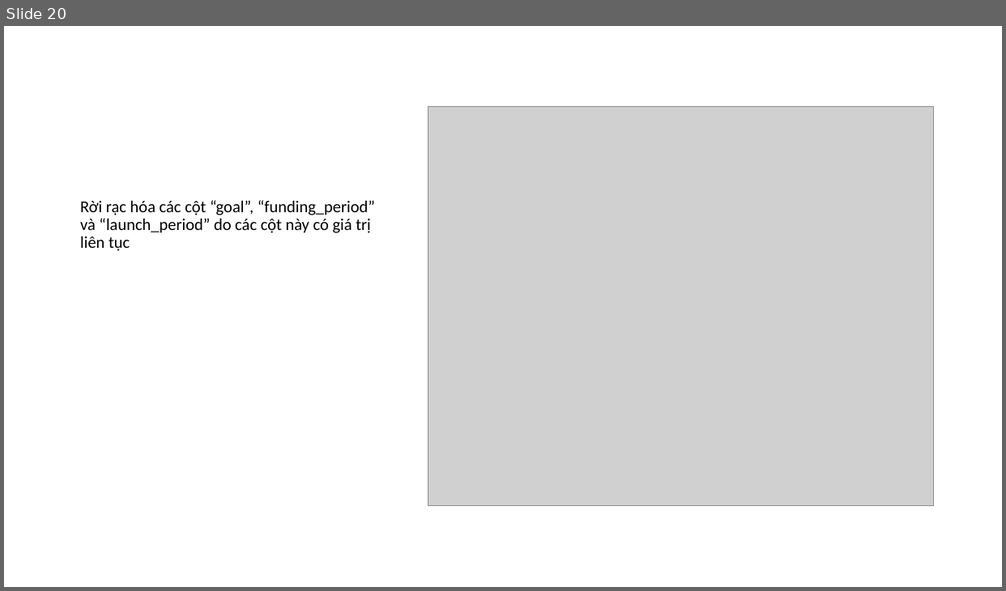
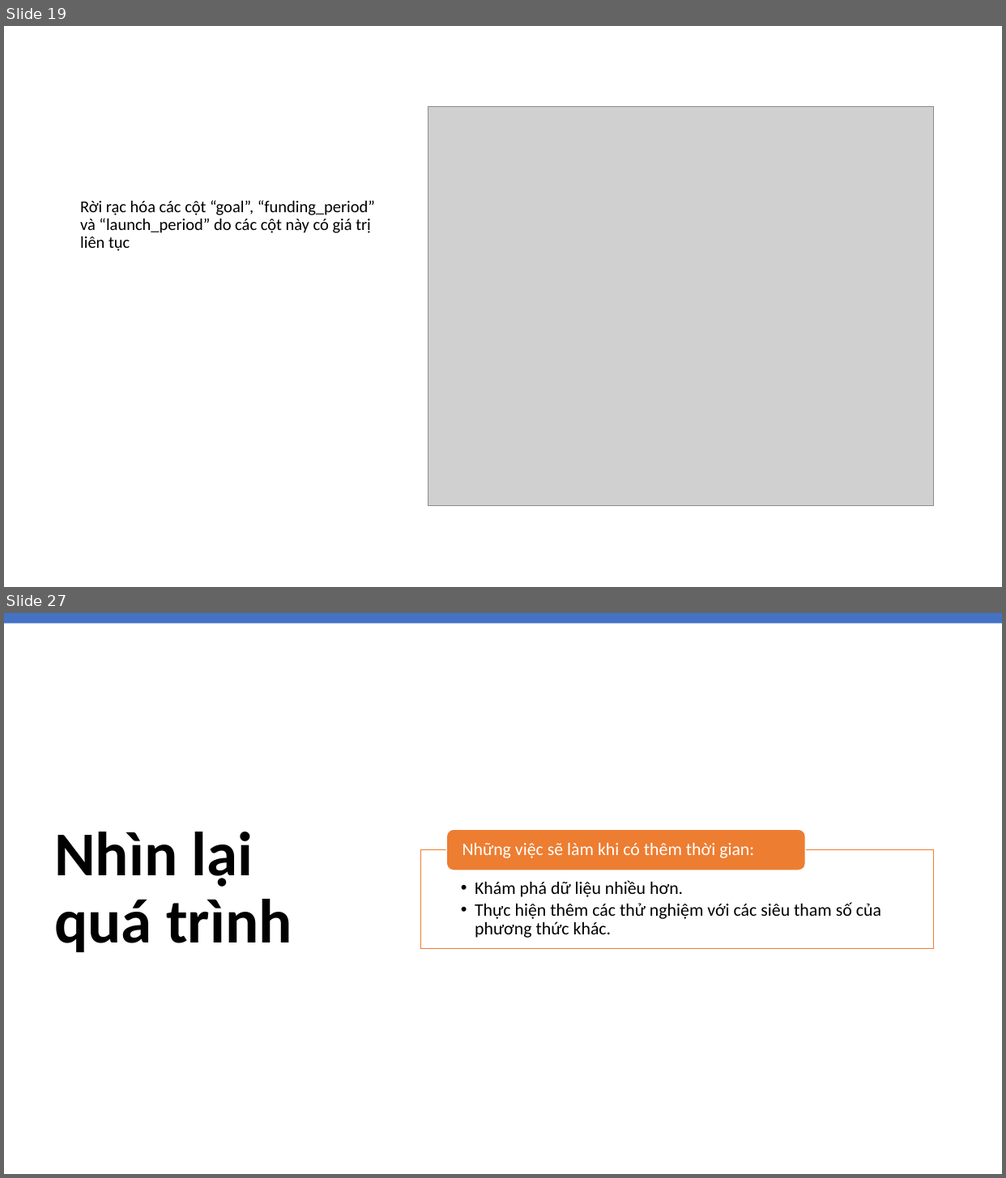
Before and after one commit to XQuyTran/DataScience_Project_HCMUS, a slide deck: presentation/Slide.pptx. Shown one above the other, each under a label of ours: slide 20 before the commit, slides 19 and 27 after it; the slides between them are not shown. The pictures are 1006x591 and 1006x1178 pixels, drawn with LibreOffice and Linux fonts; fonts in the diff are those of the drawing; grey boxes stand for pictures. Boxes give left, top, right and bottom in pixels: in the first picture for what was removed or moved away, otherwise in the second. Text is boxed around its words. In the diff, an @@ line names an element or a change of style, - is before the commit and + after.

```diff
--- a/presentation/Slide.pptx
+++ b/presentation/Slide.pptx
@@ slide 27 added at [4, 613, 1002, 1174], background #FFFFFF @@
@@ rectangle added at [4, 613, 1002, 623], fill #4472C4 @@
@@ title added at [54, 832, 292, 952], 60 pt, text #000000, bold @@
+Nhìn lại quá trình
@@ group added at [421, 829, 934, 949]: 2 texts, 1 rectangle, 1 rounded rectangle @@
+  • Khám phá dữ liệu nhiều hơn.
+  • Thực hiện thêm các thử nghiệm với các siêu tham số của phương thức khác.
+Những việc sẽ làm khi có thêm thời gian:
@@ what was slide 20 is now slide 19 @@
```
Also in this commit, not shown: 9 slides changed, 8 other slides added, 5 slides removed, 1 other file.
